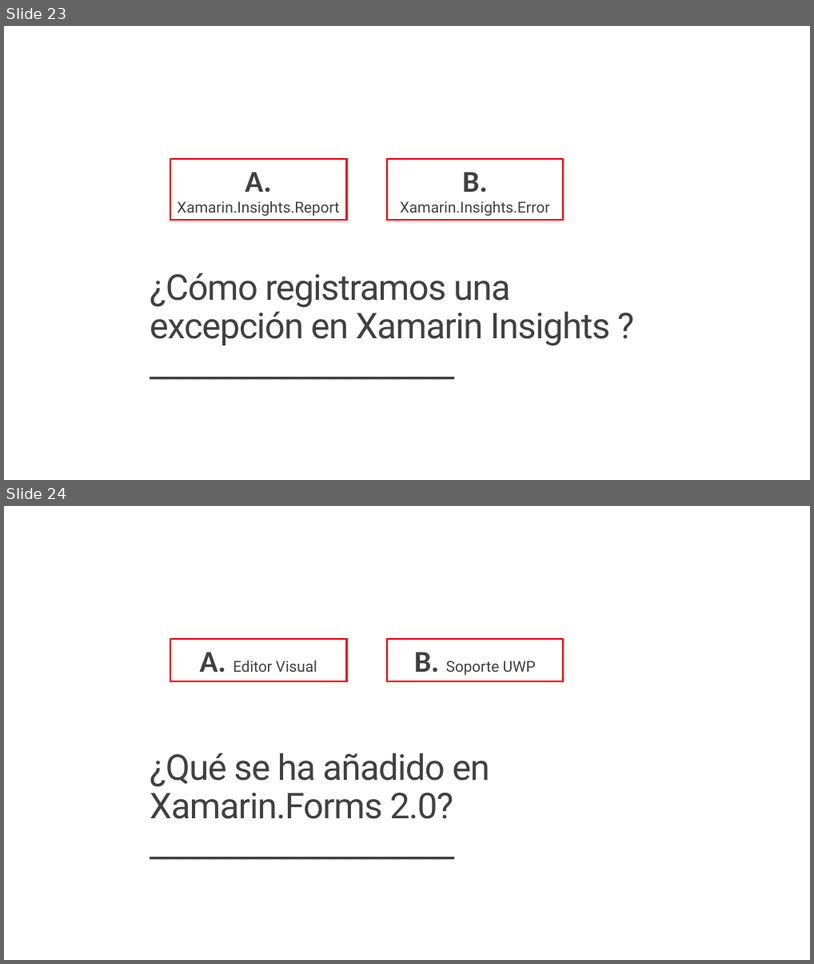
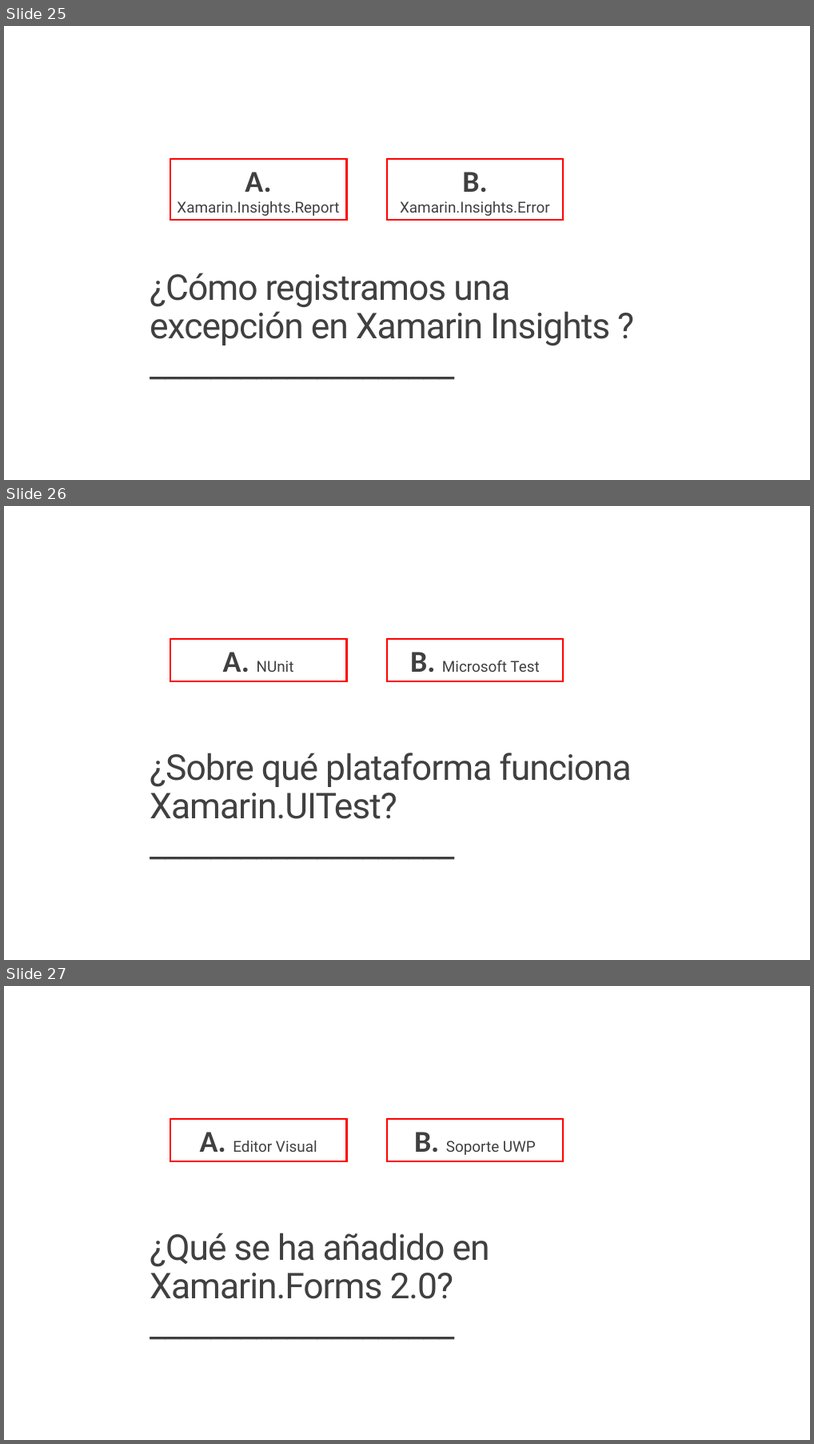
Before and after one commit to jsuarezruiz/Events, a slide deck: Xamarin 4 Party/03. Xamarin 4 Contest.pptx. Shown one above the other, each under a label of ours: slides 23 and 24 before the commit, slides 25, 26 and 27 after it. The pictures are 814x964 and 814x1444 pixels, drawn with LibreOffice and Linux fonts; fonts in the diff are those of the drawing. Boxes give left, top, right and bottom in pixels: in the first picture for what was removed or moved away, otherwise in the second. Text is boxed around its words. In the diff, an @@ line names an element or a change of style, - is before the commit and + after.

```diff
--- a/Xamarin 4 Party/03. Xamarin 4 Contest.pptx
+++ b/Xamarin 4 Party/03. Xamarin 4 Contest.pptx
@@ slide 26 added at box(4, 506, 810, 960), background #FFFFFF @@
@@ rectangle added at box(170, 639, 347, 681), outline #FF0000 2.25 pt, 18 pt, text #404040 @@
+A. NUnit
@@ rectangle added at box(387, 639, 563, 681), outline #FF0000 2.25 pt, 18 pt, text #404040 @@
+B. Microsoft Test
@@ title added at box(150, 752, 631, 819), 42.3 pt, text #404040 @@
+¿Sobre qué plataforma funciona Xamarin.UITest?
+____________________
@@ what was slide 23 is now slide 25 @@
@@ what was slide 24 is now slide 27 @@
```
Also in this commit, not shown: 7 other slides added, 22 other files.
